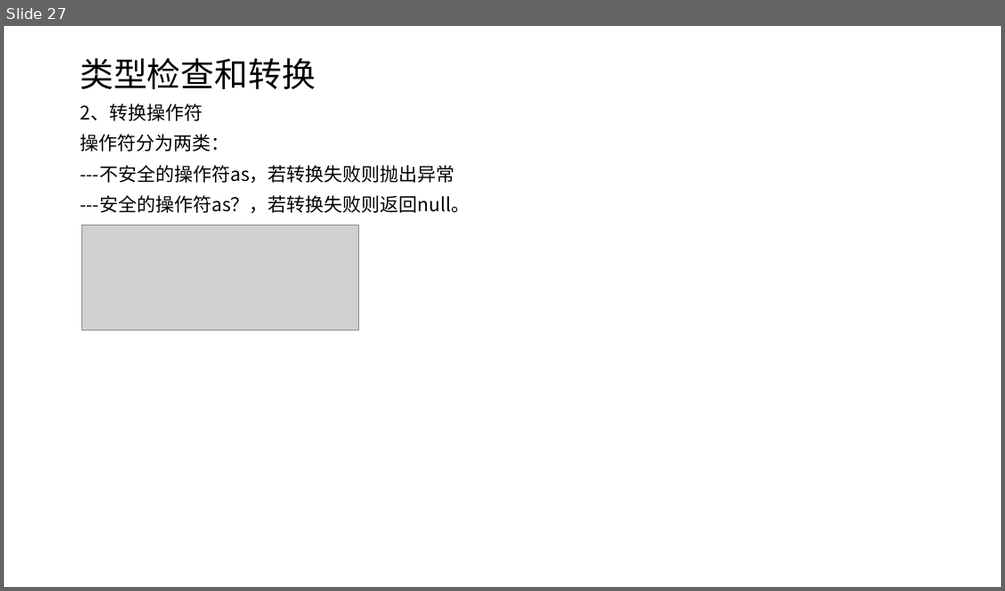
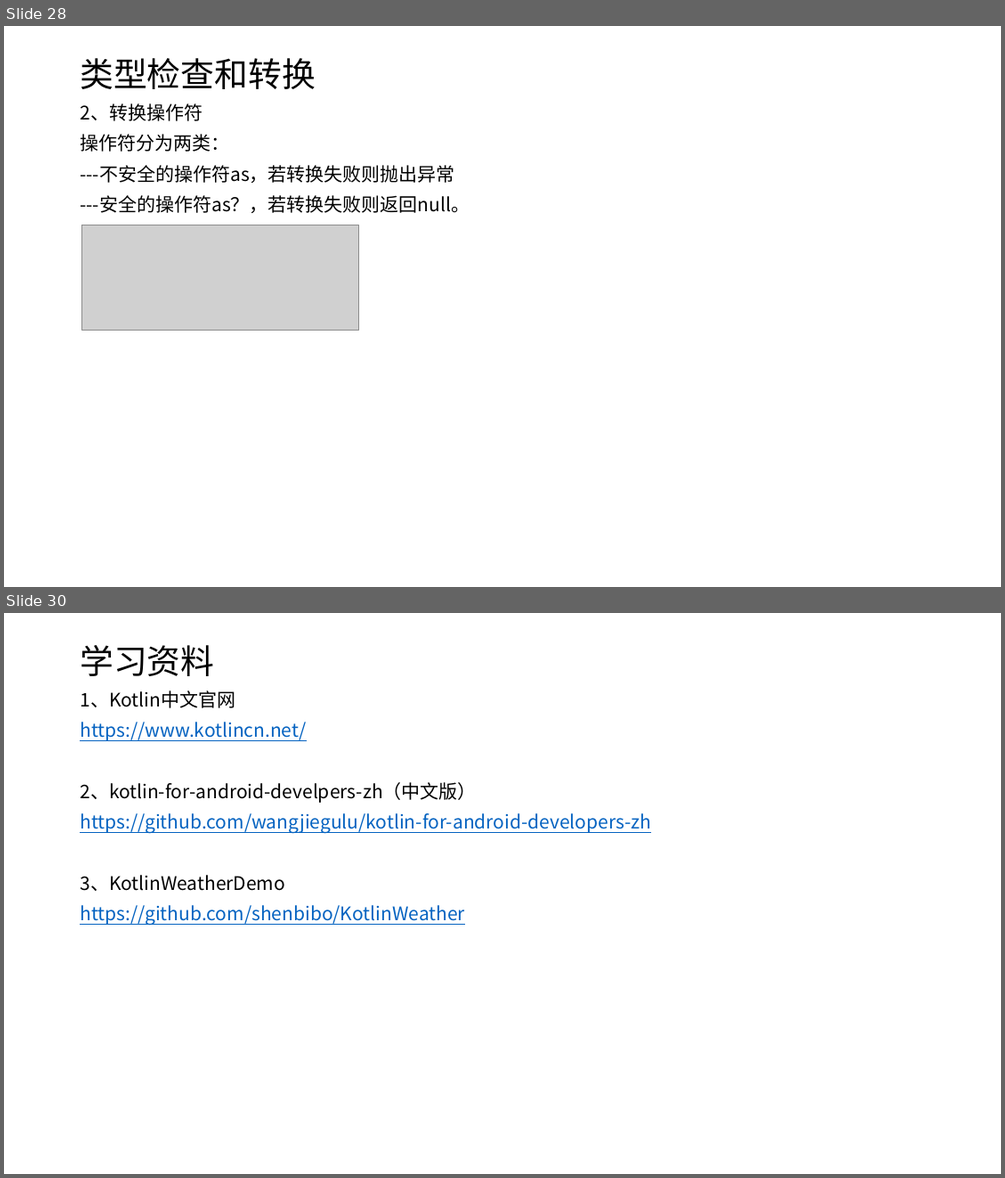
Before and after one commit to shenbibo/KotlinWeather, a slide deck: docs/初探kotlin.pptx. Shown one above the other, each under a label of ours: slide 27 before the commit, slides 28 and 30 after it; the slides between them are not shown. The pictures are 1005x591 and 1005x1178 pixels, drawn with LibreOffice and Linux fonts; fonts in the diff are those of the drawing; grey boxes stand for pictures. Boxes give left, top, right and bottom in pixels: in the first picture for what was removed or moved away, otherwise in the second. Text is boxed around its words. In the diff, an @@ line names an element or a change of style, - is before the commit and + after.

Commit message:
类，接口，学习资料更新

```diff
--- a/docs/初探kotlin.pptx
+++ b/docs/初探kotlin.pptx
@@ slide 30 added at bbox=[4, 613, 1001, 1174], background #FFFFFF @@
@@ title added at bbox=[80, 645, 214, 676], 32.4 pt, text #000000 @@
+学习资料
@@ text added at bbox=[80, 690, 651, 925], 18 pt, text #0563C1, underline @@
+1、Kotlin中文官网
+https://www.kotlincn.net/
+2、kotlin-for-android-develpers-zh（中文版）
+https://github.com/wangjiegulu/kotlin-for-android-developers-zh
+3、KotlinWeatherDemo
+https://github.com/shenbibo/KotlinWeather
@@ what was slide 27 is now slide 28 @@
```
Also in this commit, not shown: 2 slides changed, 2 other slides added, 5 other files.
